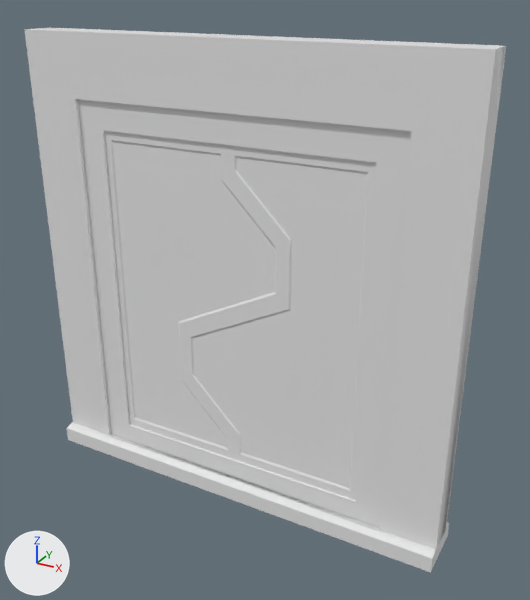
The FBX model Assets/Prefabs/WallPrefabs/Wall2.fbx: old version first, new version second.
Camera for both pictures: a 50 mm camera at (6.13, 34.89, 8.82) aimed at (0.47, 45.17, 3.67). The lights are fixed; the arrows at lower left show +X, +Y and +Z. The older version comes first. Where no turn or scale is listed for an object, it has been applied to the vertices.

The first picture shows 'DoorFrame2', 'DoorFrameFloor2', 'DoorFrameFloorHitbox2', 'DoorLeft1', 'DoorRight1'.
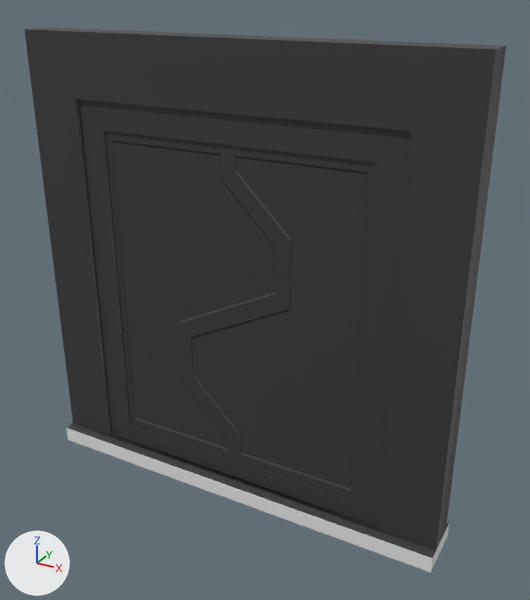
Where the change shows, as pixel boxes [x1, y1, x2, y2] in the pictures (530 x 600 px):
'DoorFrame2', recoloured (white to dark grey)
    both: [24, 27, 506, 550]
'DoorLeft1', recoloured (white to dark grey)
    both: [185, 114, 411, 528]
'DoorRight1', recoloured (white to dark grey)
    both: [78, 99, 283, 476]
'DoorFrameFloor2', recoloured
    both: [67, 423, 449, 558]

The change, as a diff of the scene's bpy script:
```diff
--- a/Assets/Prefabs/WallPrefabs/Wall2.fbx.py
+++ b/Assets/Prefabs/WallPrefabs/Wall2.fbx.py
@@ mat_metalblack @@
+mat_metalblack = principled_material('MetalBlack')
+mat_metalblack.base_color = (0.04, 0.04, 0.04)  # dark grey #383838
@@ me_cube_2401 @@
 me_cube_2401.from_pydata(...)  # 96 vertices, 103 faces; spans x -4.0..4.0, y 24.7..25.3, z -0.2..8.0
+me_cube_2401.materials.append(mat_metalblack)  # dark grey #383838
@@ me_cube_2928 @@
 me_cube_2928.from_pydata(...)  # 180 vertices, 204 faces; spans x -4.0..4.0, y 24.51..25.49, z -0.3..0.03
+me_cube_2928.materials.append(mat_metalblack)  # dark grey #383838
@@ me_cube_1978 @@
 me_cube_1978.from_pydata(...)  # 100 vertices, 92 faces; spans x -1.0..3.1, y 24.76..25.24, z 0.0..7.1
+me_cube_1978.materials.append(mat_metalblack)  # dark grey #383838
@@ me_cube_1979 @@
 me_cube_1979.from_pydata(...)  # 100 vertices, 92 faces; spans x -3.1..1.0, y 24.76..25.24, z 0.0..7.1
+me_cube_1979.materials.append(mat_metalblack)  # dark grey #383838
```
